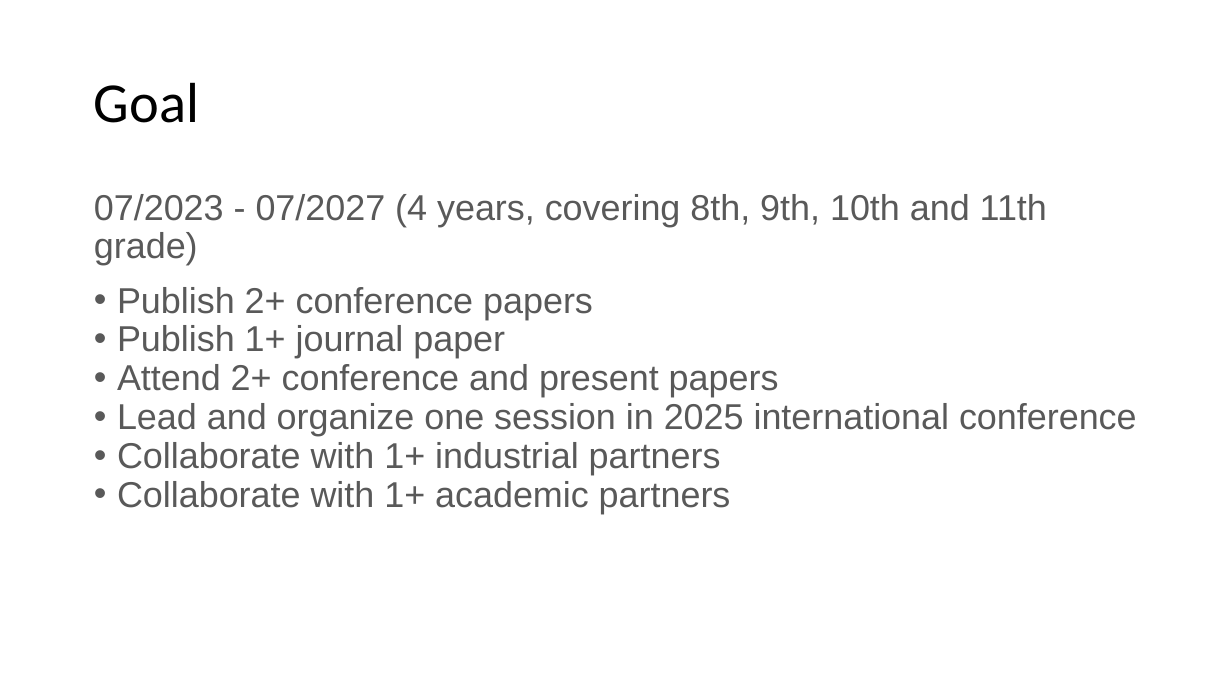
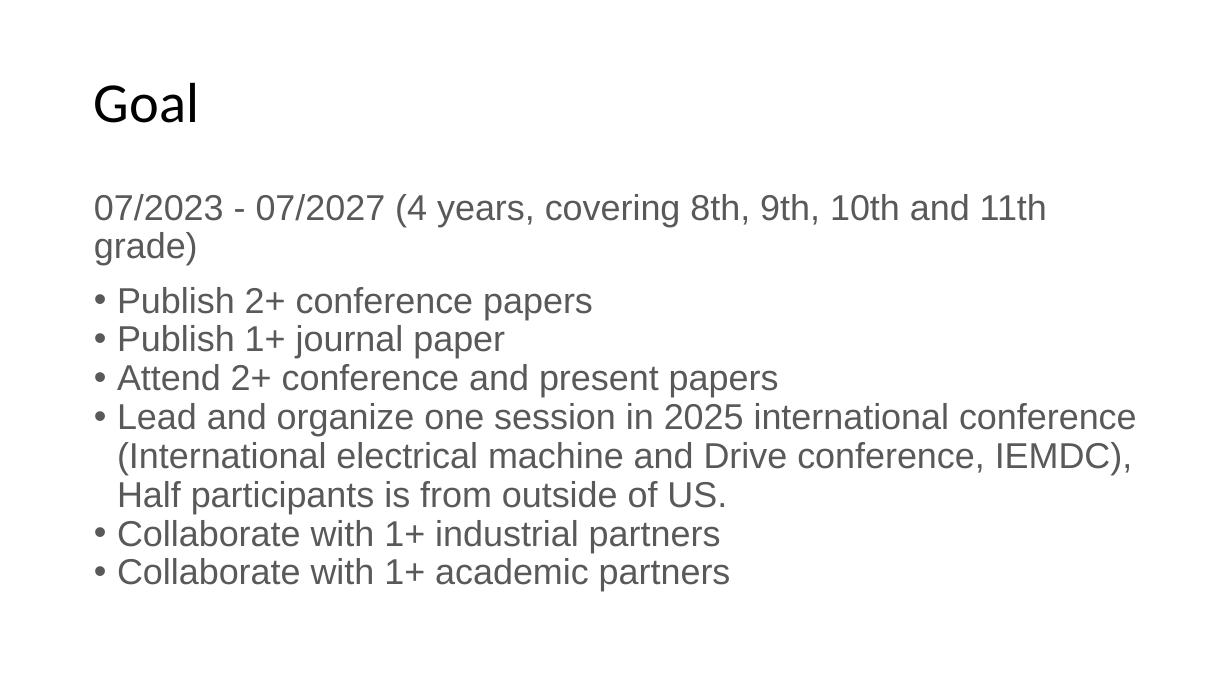
Before and after one commit to flowraining/MotorAI, a slide deck: slide 2 of 01 Planning/Master Plan.pptx. Drawn at 1232x693 pixels with LibreOffice and Linux fonts; fonts in the diff are those of the drawing. Boxes give left, top, right and bottom in pixels: in the first picture for what was removed or moved away, otherwise in the second. Text is boxed around its words. In the diff, an @@ line names an element or a change of style, - is before the commit and + after.

```diff
--- a/01 Planning/Master Plan.pptx
+++ b/01 Planning/Master Plan.pptx
@@ text at box(117, 403, 1137, 514): text changed @@
-• Lead and organize one session in 2025 international conference
+• Lead and organize one session in 2025 international conference (International electrical machine and Drive conference, IEMDC), Half participants is from outside of US.
```
Also in this commit, not shown: 1 slide added.
